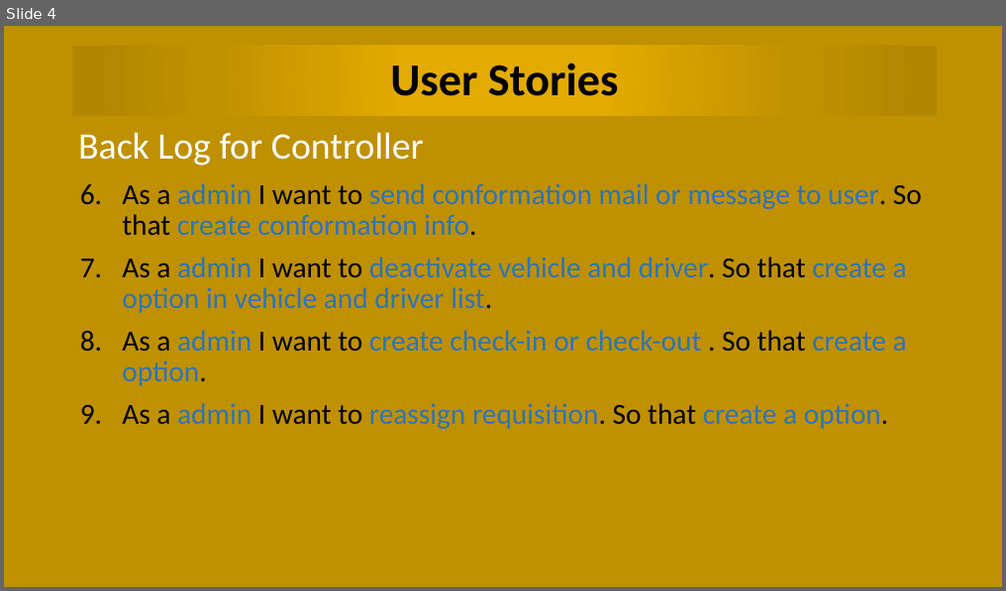
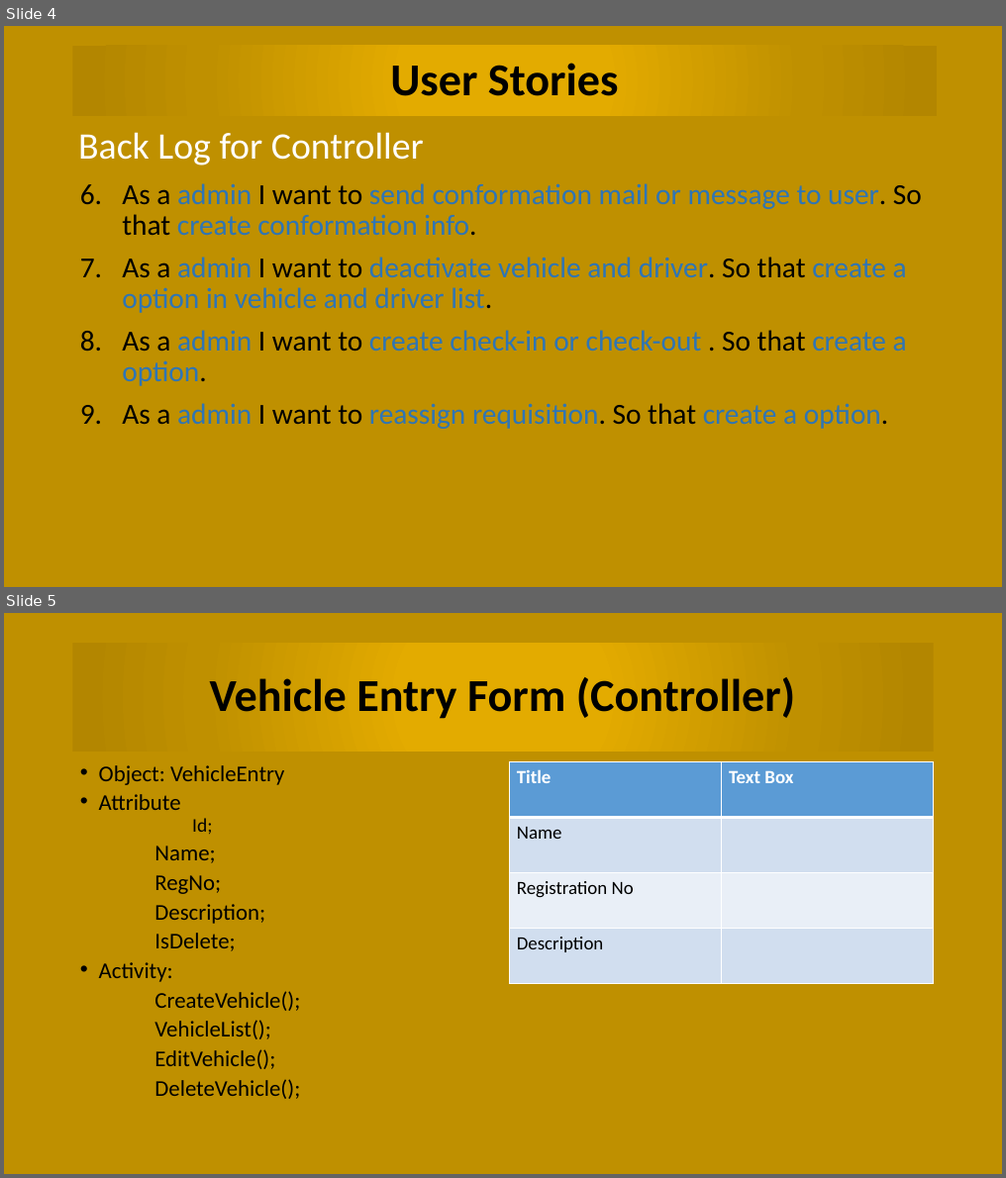
Before and after one commit to chittoranjan/BCCVehicleManagemant, a slide deck: Document/Vehicle Management Presentation.pptx. Shown one above the other, each under a label of ours: slide 4 before the commit, slides 4 and 5 after it. The pictures are 1006x591 and 1006x1178 pixels, drawn with LibreOffice and Linux fonts; fonts in the diff are those of the drawing. Boxes give left, top, right and bottom in pixels: in the first picture for what was removed or moved away, otherwise in the second. Text is boxed around its words. In the diff, an @@ line names an element or a change of style, - is before the commit and + after.

```diff
--- a/Document/Vehicle Management Presentation.pptx
+++ b/Document/Vehicle Management Presentation.pptx
@@ slide 5 added at [4,613,1002,1174], background #BF9000 @@
@@ title added at [73,643,934,752], fill gradient #E3AB00 to #BF9000 to #B28600, 44 pt, text #000000, bold @@
+Vehicle Entry Form (Controller)
@@ text added at [99,765,300,1099], 21.7 pt, text #000000 @@
+• Object: VehicleEntry
+• Attribute
+  Id;
+Name;
+RegNo;
+Description;
+IsDelete;
+• Activity:
+CreateVehicle();
+VehicleList();
+EditVehicle();
+DeleteVehicle();
@@ table added at [509,762,933,984], 4 rows, 2 columns @@
+Title | Text Box
+Name | 
+Registration No | 
+Description | 
```
Also in this commit, not shown: 5 other slides added.
